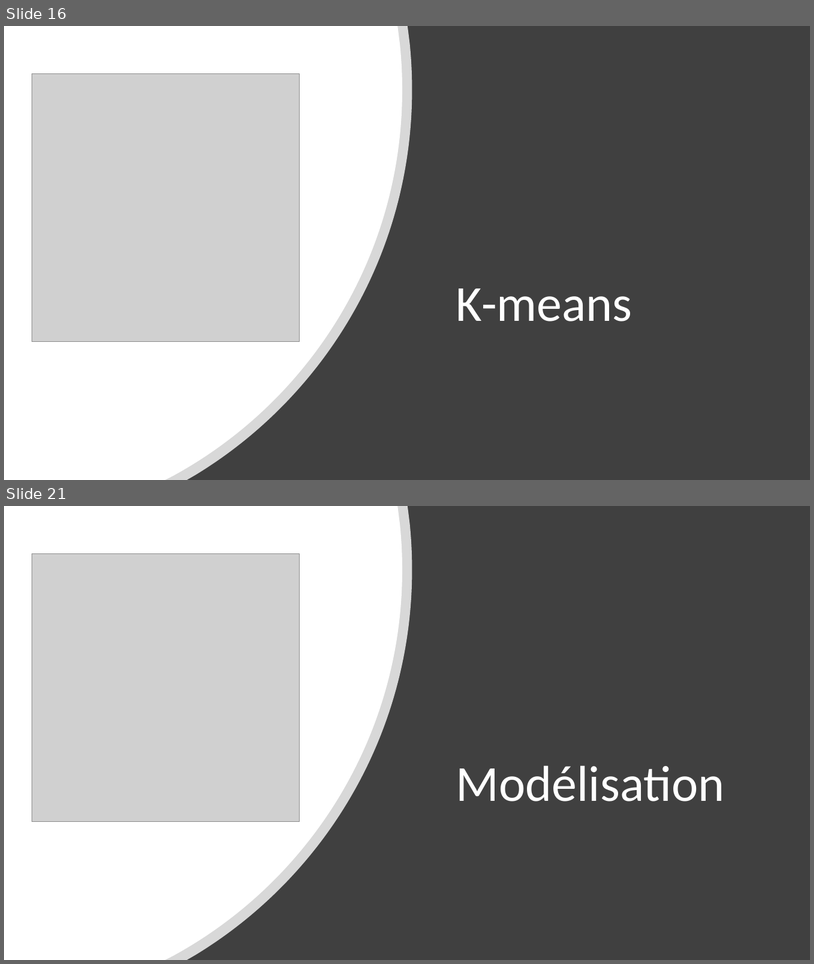
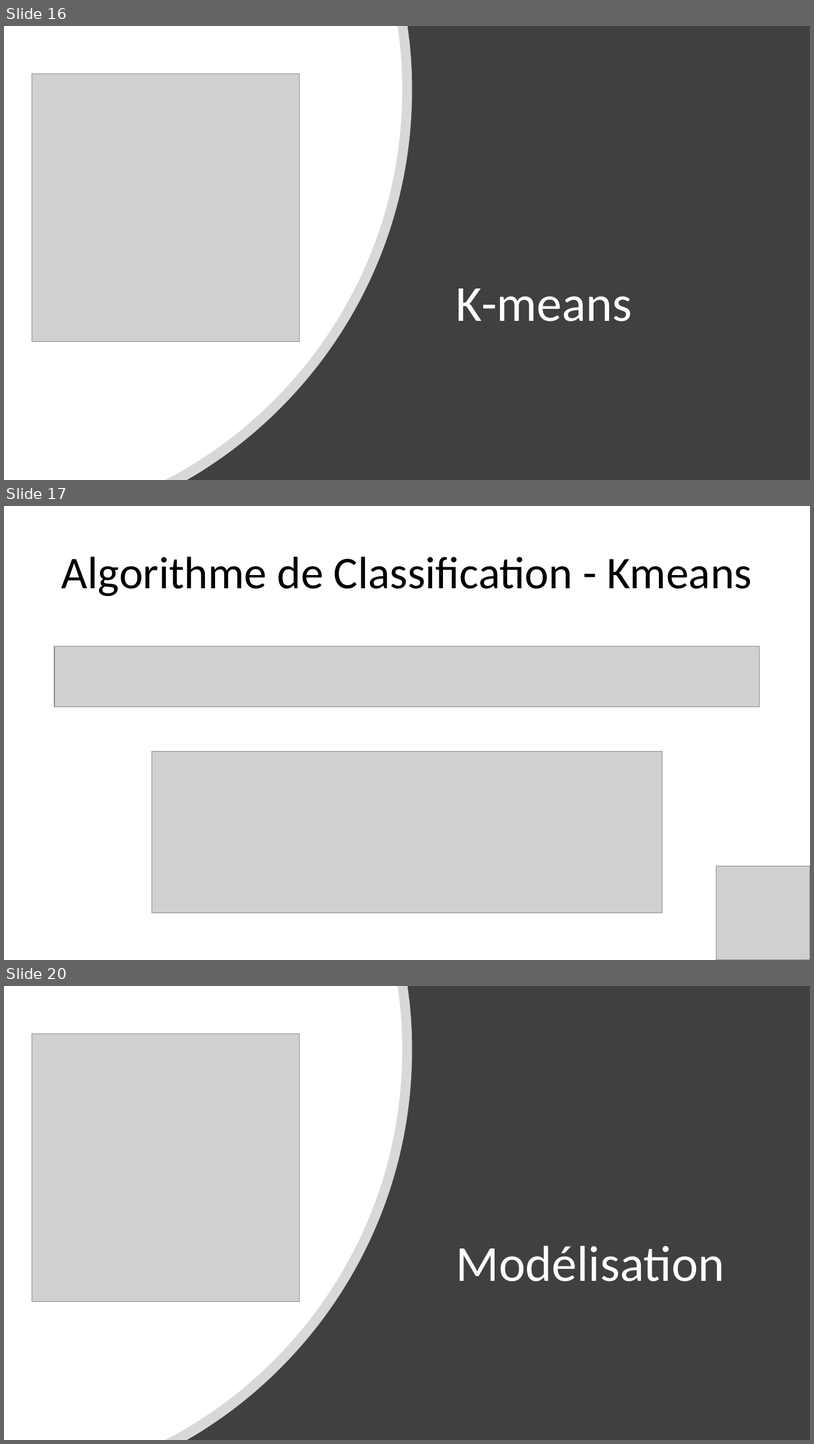
Before and after one commit to Julien-paulet/Projet_6, a slide deck: Présentation Projet 6.pptx. Shown one above the other, each under a label of ours: slides 16 and 21 before the commit, slides 16, 17 and 20 after it; the slides between them are not shown. The pictures are 814x964 and 814x1444 pixels, drawn with LibreOffice and Linux fonts; fonts in the diff are those of the drawing; grey boxes stand for pictures. Boxes give left, top, right and bottom in pixels: in the first picture for what was removed or moved away, otherwise in the second. Text is boxed around its words. In the diff, an @@ line names an element or a change of style, - is before the commit and + after.

```diff
--- a/Présentation Projet 6.pptx
+++ b/Présentation Projet 6.pptx
@@ slide 17 added at [4, 506, 810, 960], background #FFFFFF @@
@@ title added at [62, 556, 752, 596], 54 pt, text #000000 @@
+Algorithme de Classification - Kmeans
@@ picture added at [54, 646, 760, 707] @@
@@ picture added at [152, 751, 663, 913] @@
@@ picture added at [717, 865, 810, 960] @@
@@ what was slide 21 is now slide 20 @@
```
Also in this commit, not shown: 3 slides changed, 2 other slides added, 3 slides removed.
